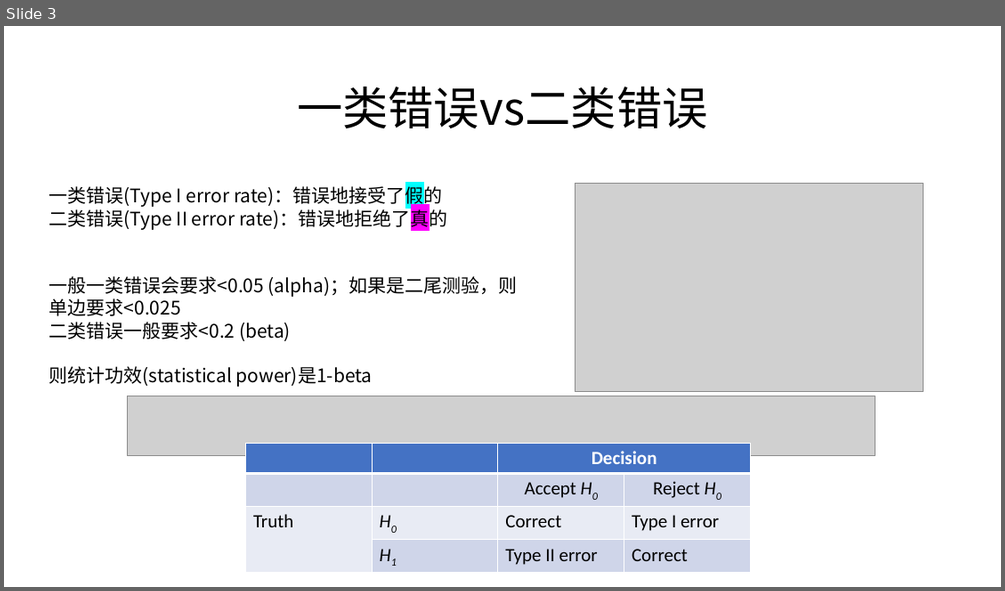
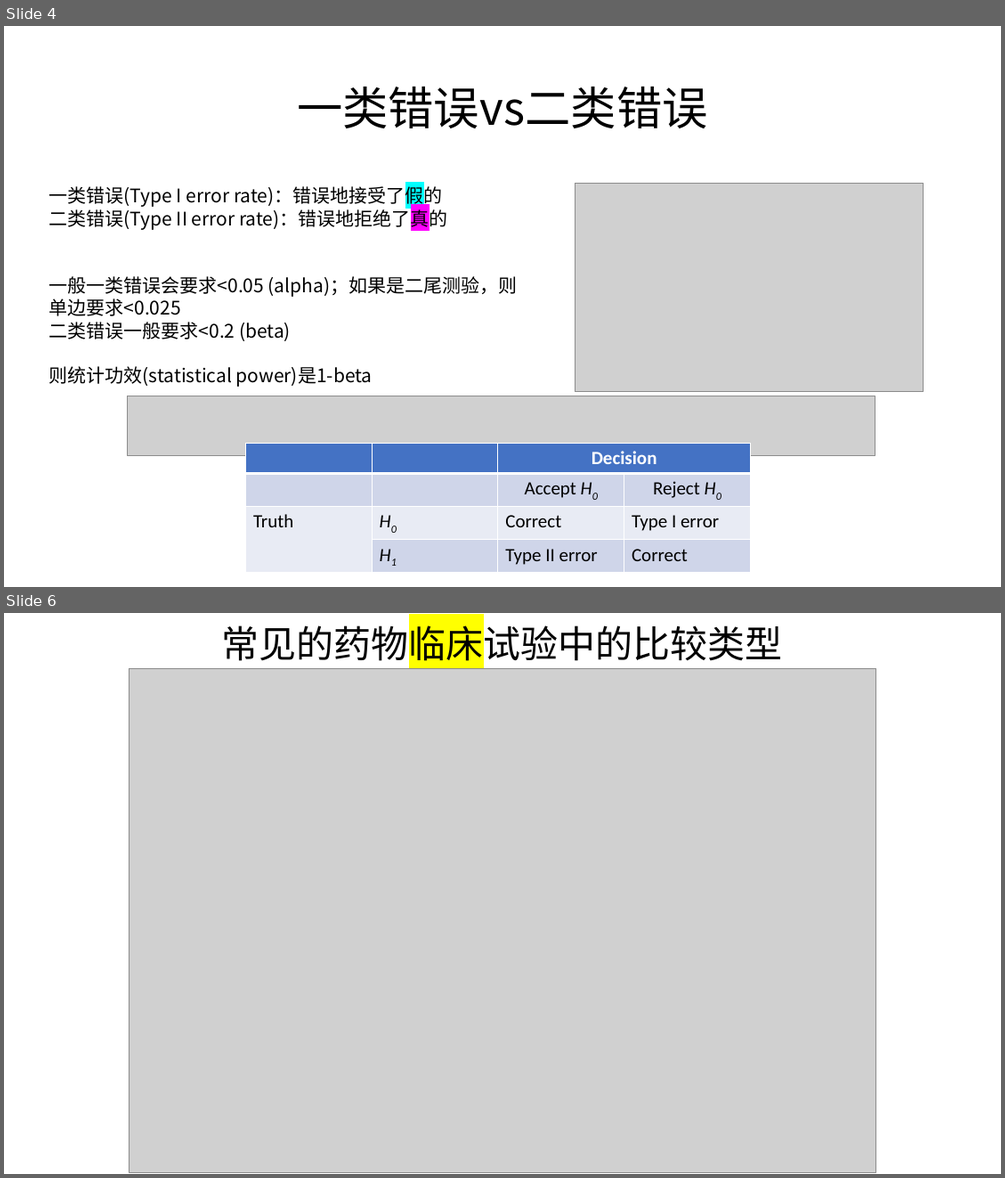
Before and after one commit to gc5k/Notes, a slide deck: Teach/ppt/HZMed_pw.pptx. Shown one above the other, each under a label of ours: slide 3 before the commit, slides 4 and 6 after it; the slides between them are not shown. The pictures are 1005x591 and 1005x1178 pixels, drawn with LibreOffice and Linux fonts; fonts in the diff are those of the drawing; grey boxes stand for pictures. Boxes give left, top, right and bottom in pixels: in the first picture for what was removed or moved away, otherwise in the second. Text is boxed around its words. In the diff, an @@ line names an element or a change of style, - is before the commit and + after.

```diff
--- a/Teach/ppt/HZMed_pw.pptx
+++ b/Teach/ppt/HZMed_pw.pptx
@@ slide 6 added at [4,613,1001,1174], background #FFFFFF @@
@@ title added at [222,619,783,666], 36 pt, text #000000 @@
+常见的药物临床试验中的比较类型
@@ picture added at [129,668,877,1172] @@
@@ what was slide 3 is now slide 4 @@
```
Also in this commit, not shown: 2 slides changed, 8 other slides added, 3 slides removed, 6 other files.
